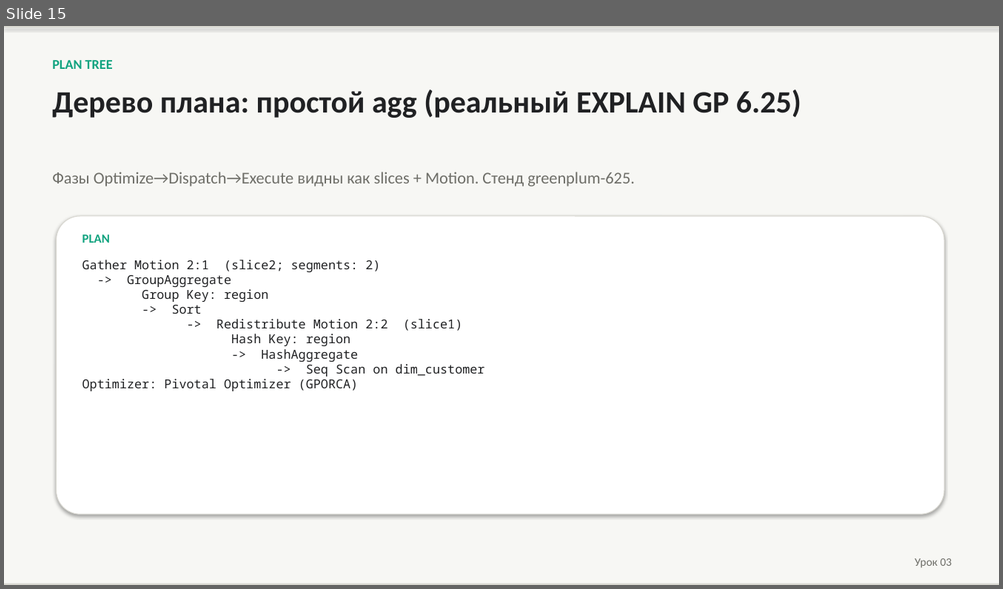
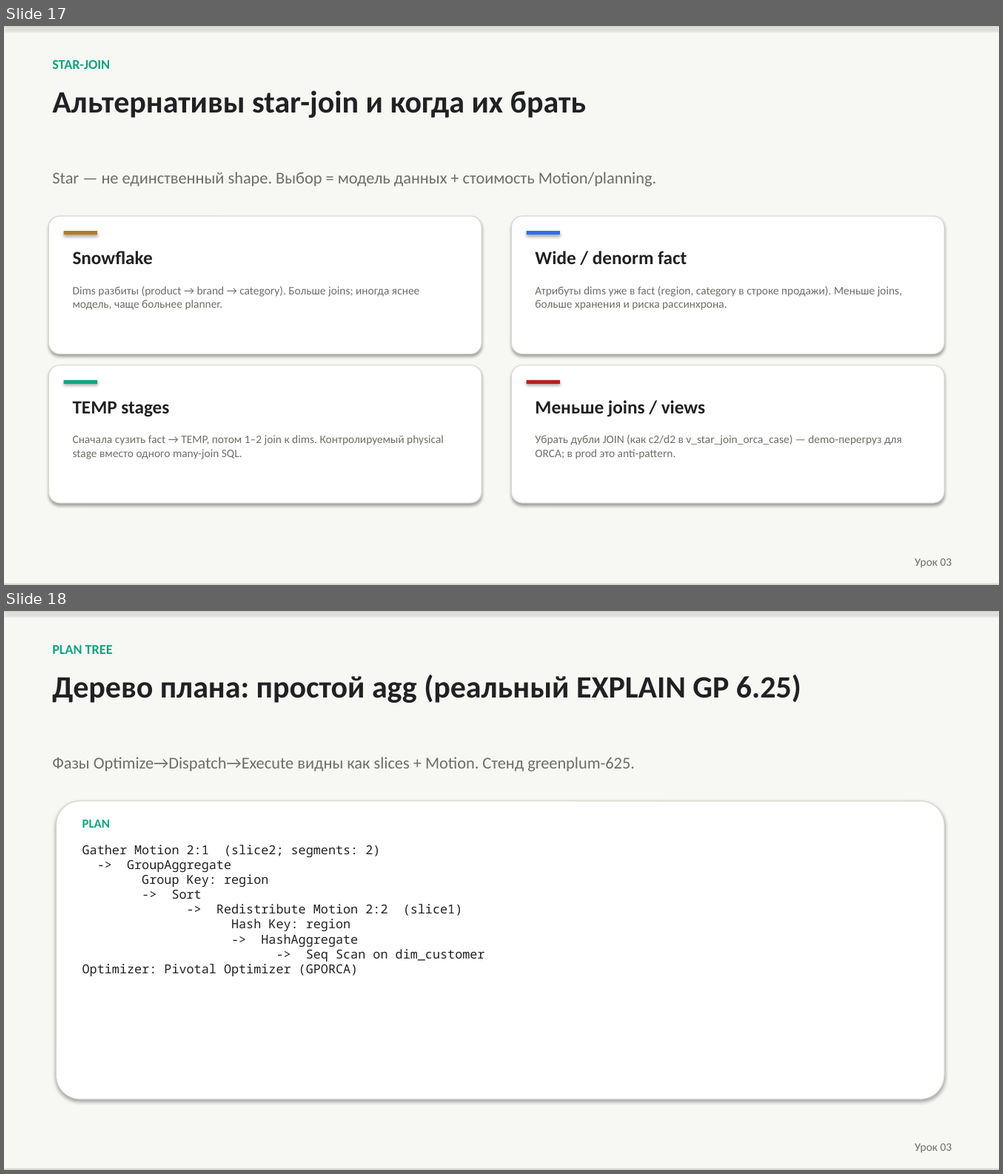
Before and after one commit to PaulKov/de-mentor, a slide deck: artifacts/greenplum-query-tuning-theory.pptx. Shown one above the other, each under a label of ours: slide 15 before the commit, slides 17 and 18 after it. The pictures are 1003x589 and 1003x1174 pixels, drawn with LibreOffice and Linux fonts; fonts in the diff are those of the drawing. Boxes give left, top, right and bottom in pixels: in the first picture for what was removed or moved away, otherwise in the second. Text is boxed around its words. In the diff, an @@ line names an element or a change of style, - is before the commit and + after.

```diff
--- a/artifacts/greenplum-query-tuning-theory.pptx
+++ b/artifacts/greenplum-query-tuning-theory.pptx
@@ slide 17 added at box(4, 26, 999, 585), background #FFFFFF @@
@@ rectangle added at box(4, 26, 999, 585), fill #F7F7F4 @@
@@ rectangle added at box(4, 26, 999, 27), fill #D8D7D0 @@
@@ text added at box(52, 60, 110, 69), 13 pt, text #10A37F, bold @@
+STAR-JOIN
@@ text added at box(52, 90, 586, 118), 30 pt, text #202123, bold @@
+Альтернативы star-join и когда их брать
@@ text added at box(52, 172, 656, 187), 16 pt, text #6E6E68 @@
+Star — не единственный shape. Выбор = модель данных + стоимость Motion/planning.
@@ rounded rectangle added at box(48, 216, 481, 355), fill #FFFFFF, outline #D8D7D0 0.75 pt @@
@@ rounded rectangle added at box(512, 216, 944, 355), fill #FFFFFF, outline #D8D7D0 0.75 pt @@
@@ rectangle added at box(64, 231, 97, 235), fill #B7791F @@
@@ rectangle added at box(526, 231, 560, 235), fill #2F6FED @@
@@ text added at box(73, 251, 153, 264), 18 pt, text #202123, bold @@
+Snowflake
@@ text added at box(535, 251, 686, 264), 18 pt, text #202123, bold @@
+Wide / denorm fact
@@ text added at box(73, 286, 419, 310), 11 pt, text #6E6E68 @@
+Dims разбиты (product → brand → category). Больше joins; иногда яснее модель, чаще больнее planner.
@@ text added at box(535, 286, 902, 310), 11 pt, text #6E6E68 @@
+Атрибуты dims уже в fact (region, category в строке продажи). Меньше joins, больше хранения и риска рассинхрона.
@@ rounded rectangle added at box(48, 366, 481, 503), fill #FFFFFF, outline #D8D7D0 0.75 pt @@
@@ rectangle added at box(64, 380, 97, 384), fill #10A37F @@
@@ rounded rectangle added at box(512, 366, 944, 503), fill #FFFFFF, outline #D8D7D0 0.75 pt @@
@@ rectangle added at box(526, 380, 560, 384), fill #B42318 @@
@@ text added at box(73, 401, 169, 417), 18 pt, text #202123, bold @@
+TEMP stages
@@ text added at box(535, 400, 705, 417), 18 pt, text #202123, bold @@
+Меньше joins / views
@@ text added at box(73, 435, 444, 460), 11 pt, text #6E6E68 @@
+Сначала сузить fact → TEMP, потом 1–2 join к dims. Контролируемый physical stage вместо одного many-join SQL.
@@ text added at box(535, 435, 902, 460), 11 pt, text #6E6E68 @@
+Убрать дубли JOIN (как c2/d2 в v_star_join_orca_case) — demo-перегруз для ORCA; в prod это anti-pattern.
@@ text added at box(914, 559, 952, 568), 11 pt, text #6E6E68 @@
+Урок 03
@@ rectangle added at box(4, 584, 999, 585), fill #D8D7D0 @@
@@ what was slide 15 is now slide 18 @@
```
Also in this commit, not shown: 2 slides changed, 2 other slides added, 19 other files.
